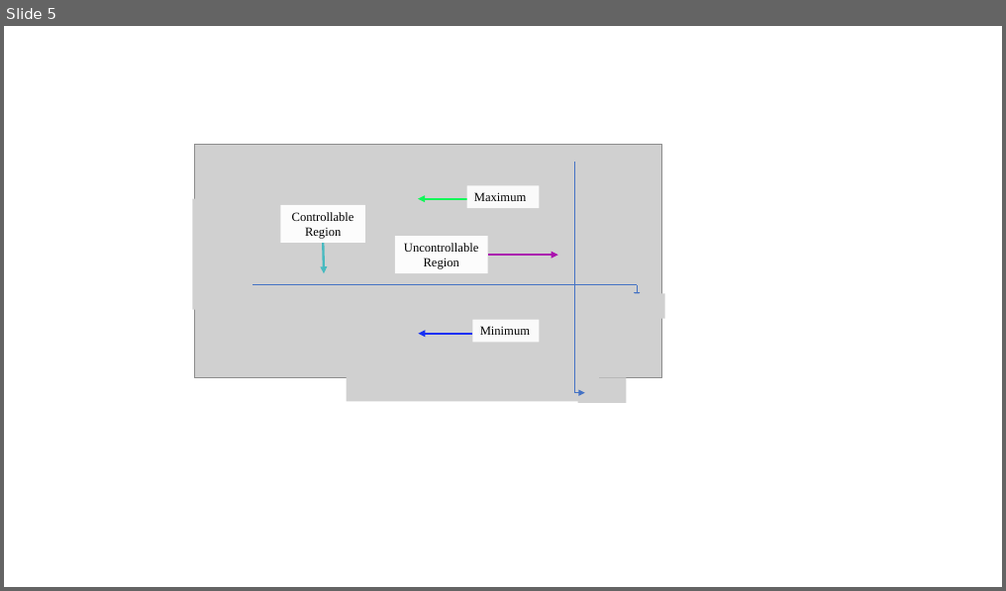
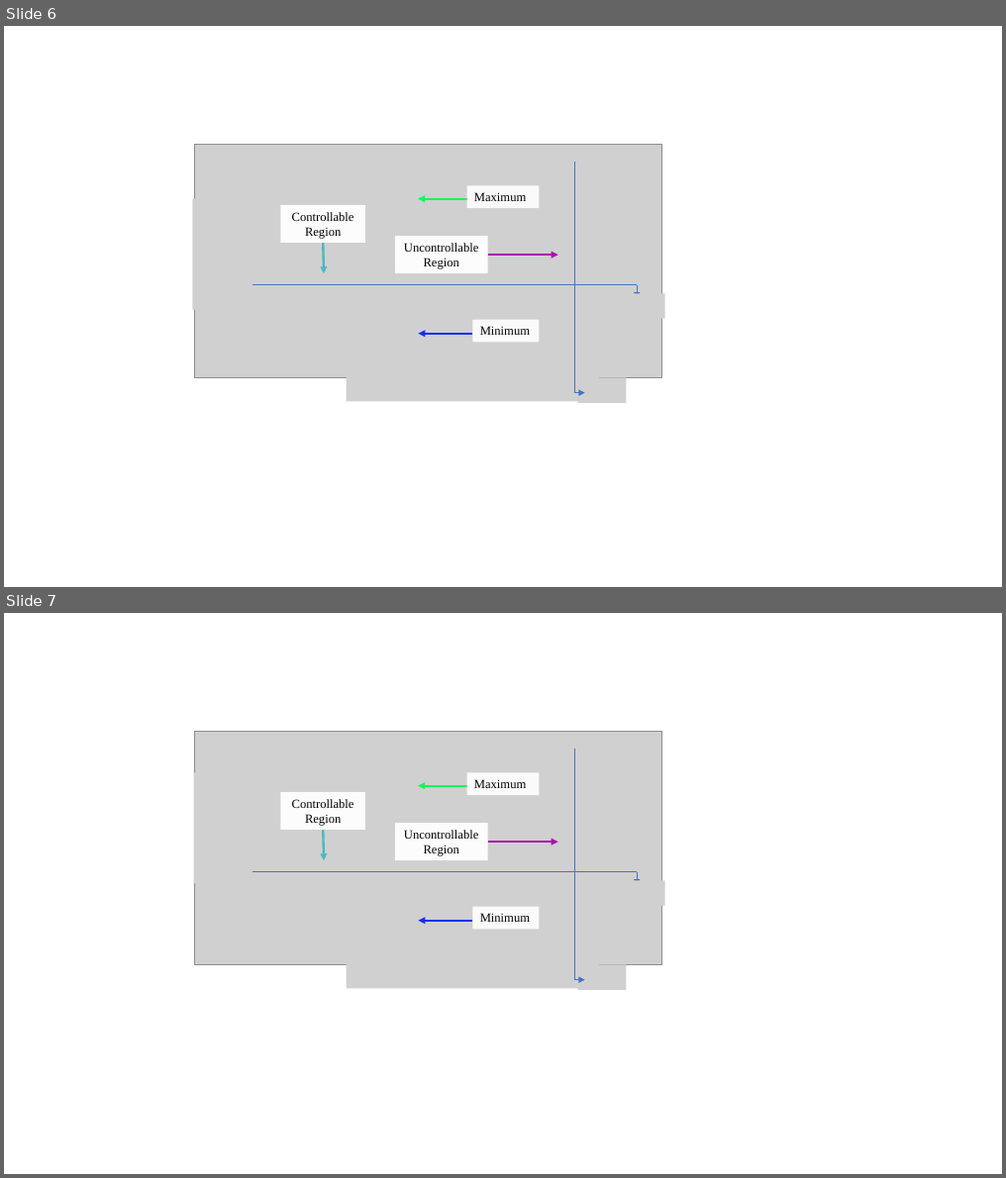
Before and after one commit to EnesAyaz/WPTMotor, a slide deck: Synhronous motor/TPEL-Journal-version-2/Restriction/New Microsoft PowerPoint Presentation.pptx. Shown one above the other, each under a label of ours: slide 5 before the commit, slides 6 and 7 after it. The pictures are 1006x591 and 1006x1178 pixels, drawn with LibreOffice and Linux fonts; fonts in the diff are those of the drawing; grey boxes stand for pictures. Boxes give left, top, right and bottom in pixels: in the first picture for what was removed or moved away, otherwise in the second. Text is boxed around its words. In the diff, an @@ line names an element or a change of style, - is before the commit and + after.

```diff
--- a/Synhronous motor/TPEL-Journal-version-2/Restriction/New Microsoft PowerPoint Presentation.pptx
+++ b/Synhronous motor/TPEL-Journal-version-2/Restriction/New Microsoft PowerPoint Presentation.pptx
@@ slide 7 added at (x1=4, y1=613, x2=1002, y2=1174), background #FFFFFF @@
@@ picture added at (x1=194, y1=731, x2=662, y2=964) @@
@@ line added from (574, 750) to (574, 980), #4472C4 0.5 pt @@
@@ picture added at (x1=194, y1=772, x2=230, y2=883) @@
@@ arrow added from (466, 786) to (418, 786), #11F758 2.25 pt @@
@@ rectangle added at (x1=466, y1=772, x2=539, y2=795), fill #FFFFFF at 90% opacity, 12 pt, text #000000 @@
+Maximum
@@ rectangle added at (x1=281, y1=792, x2=365, y2=830), fill #FFFFFF at 95% opacity, 12 pt, text #000000 @@
+Controllable
+Region
@@ arrow added from (323, 830) to (324, 861), #48BAC0 2.25 pt @@
@@ rectangle added at (x1=395, y1=823, x2=487, y2=861), fill #FFFFFF at 95% opacity, 12 pt, text #000000 @@
+Uncontrollable
+Region
@@ arrow added from (488, 842) to (558, 842), #AA12AE 2.25 pt @@
@@ line added from (638, 872) to (253, 872), #4472C4 0.5 pt @@
@@ arrow added from (638, 872) to (638, 885), #4472C4 0.5 pt @@
@@ rectangle added at (x1=472, y1=906, x2=540, y2=929), fill #FFFFFF at 90% opacity, 12 pt, text #000000 @@
+Minimum
@@ picture added at (x1=617, y1=881, x2=665, y2=906) @@
@@ arrow added from (472, 921) to (418, 921), #152FF3 2.25 pt @@
@@ picture added at (x1=347, y1=959, x2=598, y2=988) @@
@@ picture added at (x1=578, y1=964, x2=626, y2=990) @@
@@ arrow added from (574, 980) to (585, 980), #4472C4 0.5 pt @@
@@ what was slide 5 is now slide 6 @@
```
Also in this commit, not shown: 1 other slide added, 14 other files.
